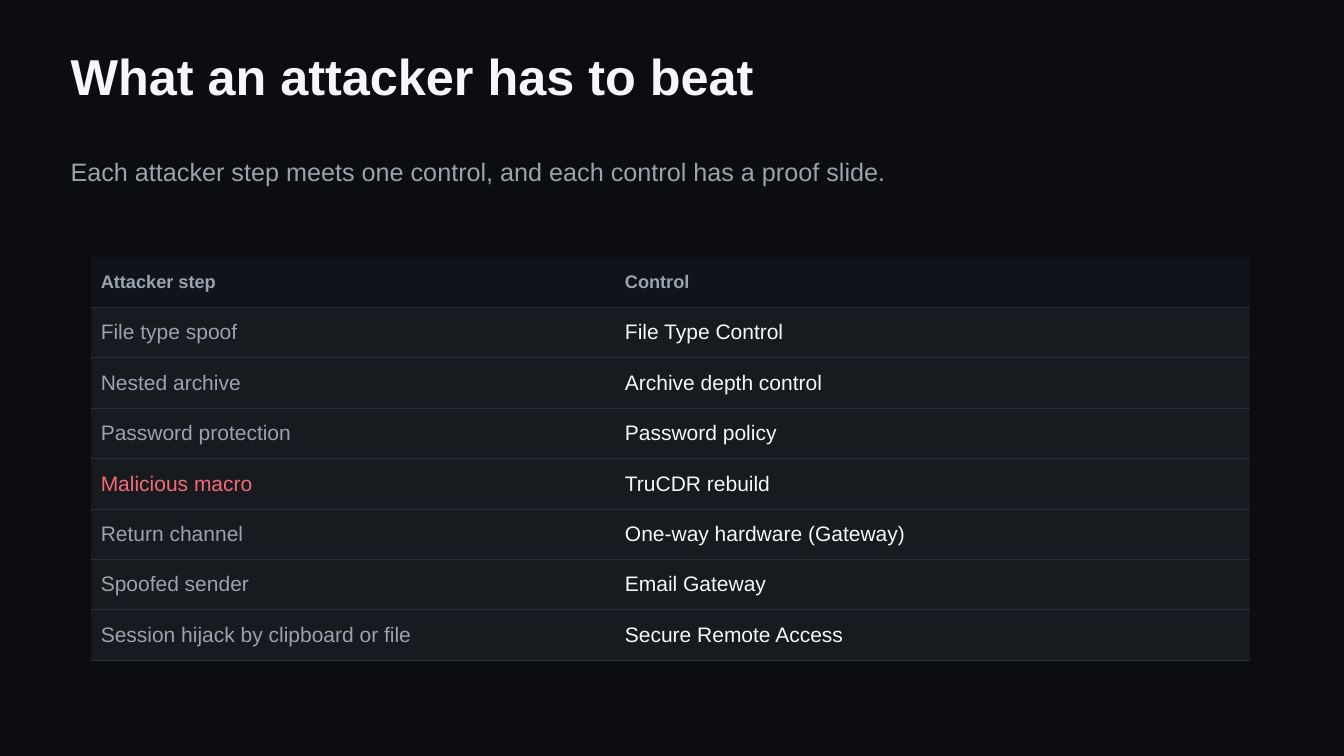
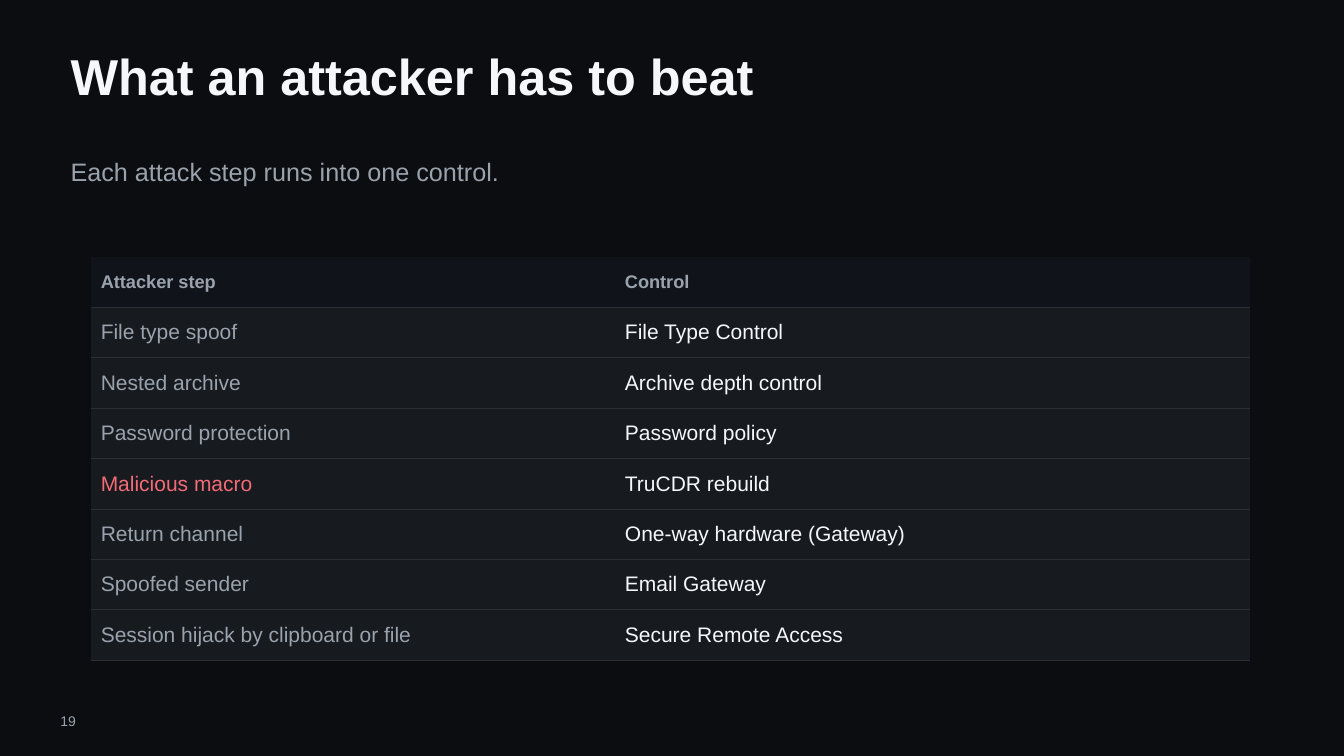
Before and after one commit to hybridus/DFX_Marketing, a slide deck: slide 19 of Projects/03_Presales_Master_Deck/pilot/DFX_Master_deck.pptx (slide 18 before the commit). Drawn at 1344x756 pixels with LibreOffice and Linux fonts; fonts in the diff are those of the drawing; background and template pictures are left out. Boxes give left, top, right and bottom in pixels: in the first picture for what was removed or moved away, otherwise in the second. Text is boxed around its words. In the diff, an @@ line names an element or a change of style, - is before the commit and + after.

```diff
--- a/Projects/03_Presales_Master_Deck/pilot/DFX_Master_deck.pptx
+++ b/Projects/03_Presales_Master_Deck/pilot/DFX_Master_deck.pptx
@@ text at [71, 163, 499, 186]: text changed @@
-Each attacker step meets one control, and each control has a proof slide.
+Each attack step runs into one control.
@@ page number added at [60, 716, 76, 726], 10 pt, text #9AA3AD @@
+19
```
Also in this commit, not shown: 20 other slides changed, 2 slides added, 1 slide removed, 11 other files.
